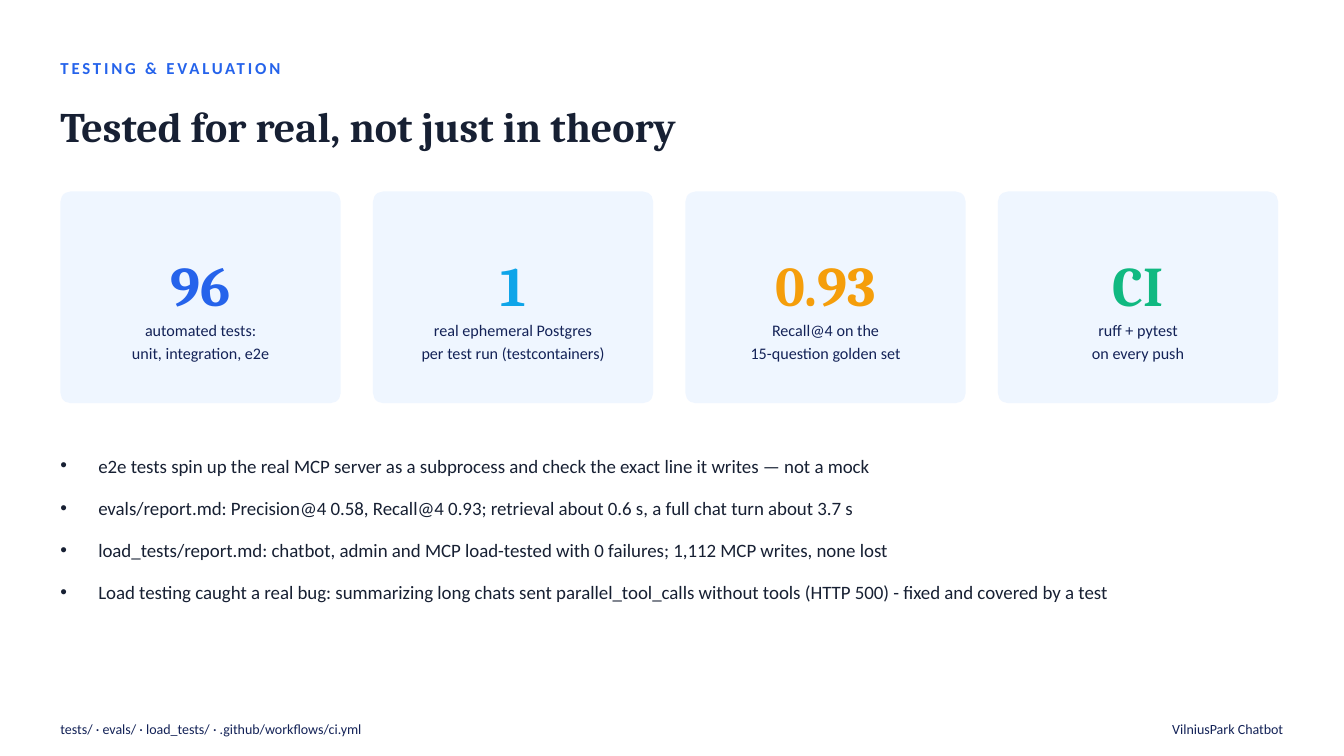
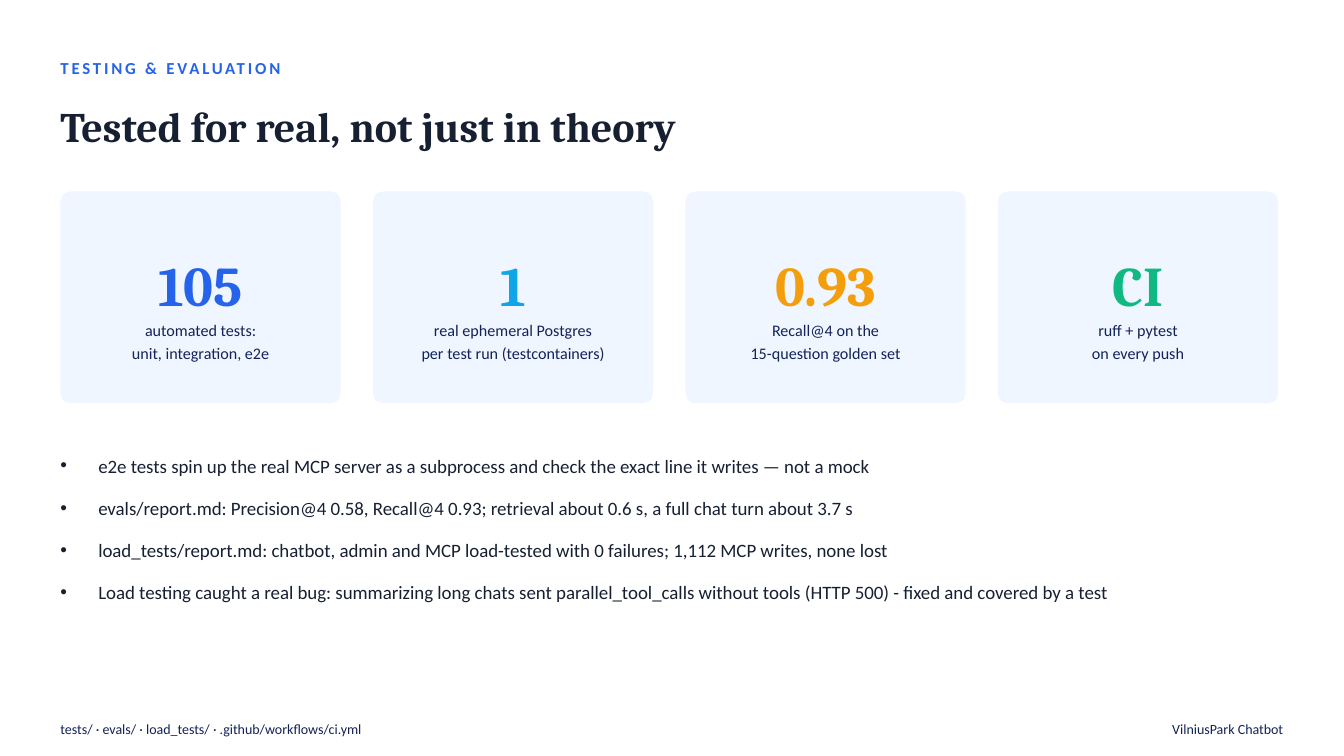
Before and after one commit to FastSnakeEyes/parking-reservation-chatbot, a slide deck: slide 11 of docs/presentation.pptx. Drawn at 1344x756 pixels with LibreOffice and Linux fonts; fonts in the diff are those of the drawing. Boxes give left, top, right and bottom in pixels: in the first picture for what was removed or moved away, otherwise in the second. Text is boxed around its words. In the diff, an @@ line names an element or a change of style, - is before the commit and + after.

```diff
--- a/docs/presentation.pptx
+++ b/docs/presentation.pptx
@@ text at (158,268,243,307): text changed @@
-96
+105
```
Also in this commit, not shown: 4 other files.
